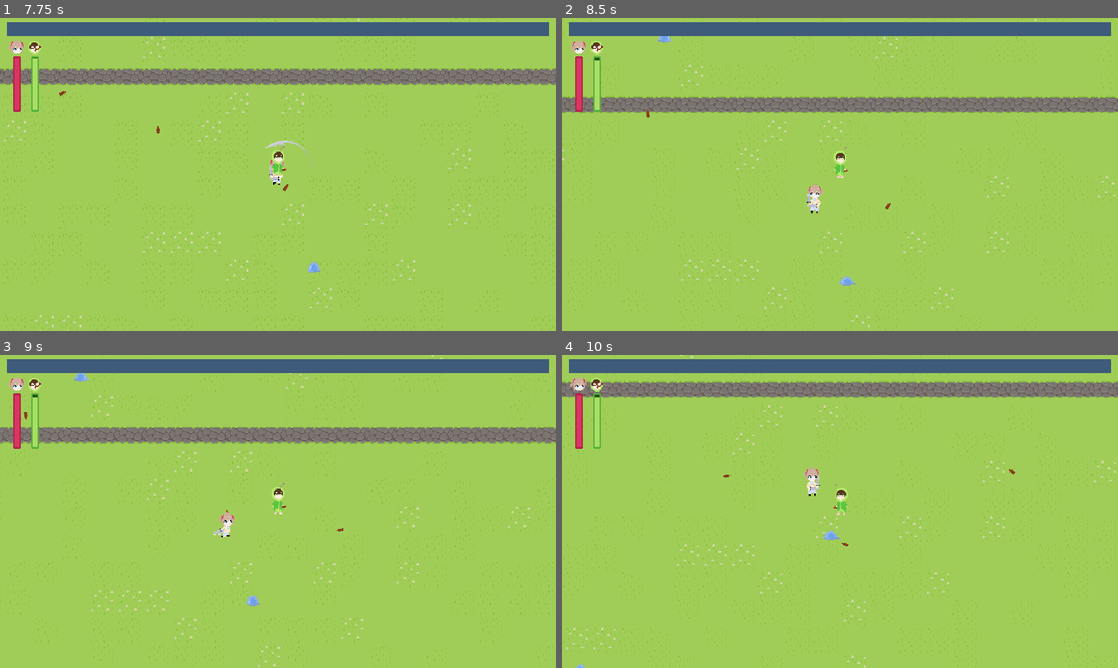
Above: before the commit, frames 1-4 (two rows, left to right).
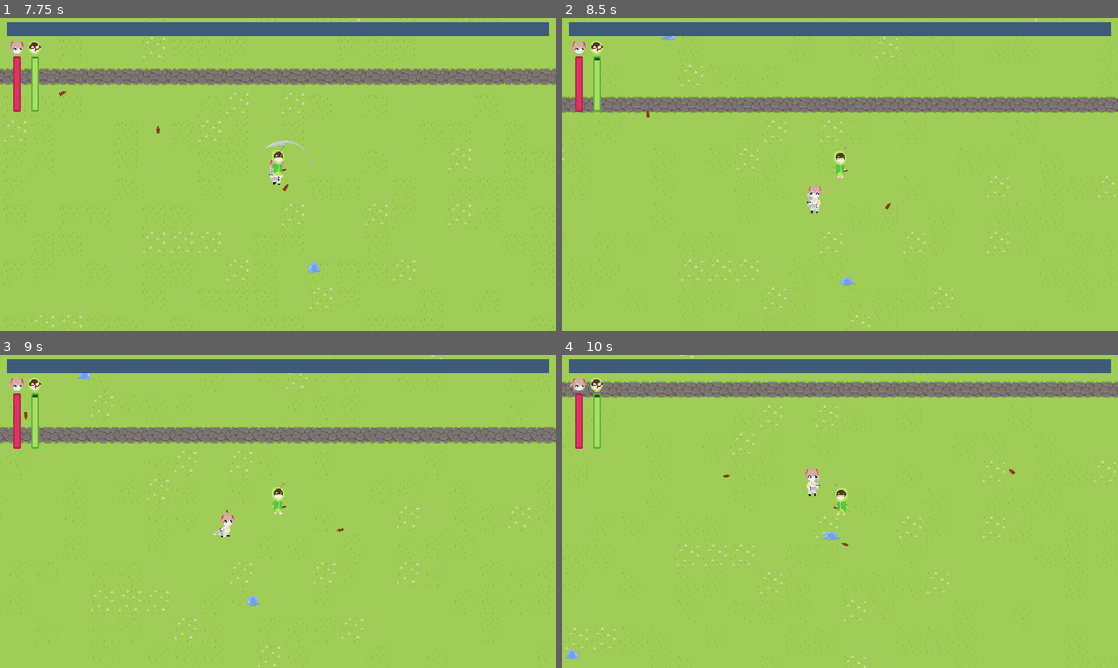
Above: after the commit, the same moments.

Repository: KotgeDev/Neuro-Adventures
Game: Godot game, scene res://scenes/ui/menu.tscn
Same seed, same stepped clock (60 frames per second), same inputs: the game is played once before the commit and once after it.
Inputs (mouse positions are in pixels of both pictures, inside the frame that each line leads up to):
- Up to frame 1 (7.75 s): click "Start" at 0.5 s; move the mouse to (400, 158) at 1.27 s; hold D (right) 1.28-2.03 s; move the mouse to (166, 190) at 2.02 s; hold S (down) 2.03-2.78 s; move the mouse to (333, 105) at 2.77 s; hold D (right) 2.78-3.53 s; move the mouse to (250, 237) at 3.52 s; hold W (up) 3.53-4.28 s; move the mouse to (444, 221) at 4.27 s; hold A (left) 4.28-5.78 s; move the mouse to (111, 127) at 5.02 s; move the mouse to (305, 174) at 5.77 s; hold S (down) 5.78-6.53 s; move the mouse to (194, 96) at 6.52 s; hold D (right) 6.53-7.28 s; move the mouse to (400, 158) at 7.27 s; hold W (up) from 7.28 s (still down)
- Up to frame 2 (8.5 s): move the mouse to (728, 190) at 8.02 s; release W (up) at 8.03 s; hold D (right) from 8.03 s (still down)
- Up to frame 3 (9 s): move the mouse to (333, 442) at 8.77 s; release D (right) at 8.78 s; hold S (down) from 8.78 s (still down)
- Up to frame 4 (10 s): move the mouse to (812, 574) at 9.52 s; release S (down) at 9.53 s; hold A (left) from 9.53 s (still down)

Frame 1 is identical in both runs. In frame 2, less than 0.1% of the frame differs, in the area x 17-21%, y 5-8%; in frame 3, less than 0.1%; in frame 4, less than 0.1%, in the area x 0-5%, y 94-100%.

Commit message:
enemy ai optimization + rum sound sfx

Diff:
--- a/scenes/characters/ais/neuro.tscn
+++ b/scenes/characters/ais/neuro.tscn
@@ -3,12 +3,8 @@
 [ext_resource type="PackedScene" uid="uid://y36yytk34v0i" path="res://scenes/characters/ais/ai.tscn" id="1_jb3ag"]
 
 [node name="Neuro" instance=ExtResource("1_jb3ag")]
-wall_min_slide_angle = 0.0
 
-[node name="SearchField" parent="." index="2"]
-visible = false
-
-[node name="Hurtbox" parent="." index="3"]
+[node name="SearchField" parent="." index="1"]
 visible = false
 
 [editable path="CharacterAnimation"]
--- a/scenes/enemies/goblin.tscn
+++ b/scenes/enemies/goblin.tscn
@@ -60,9 +60,6 @@
 [node name="CollisionPolygon2D" parent="ContinuousHitbox" index="0"]
 polygon = PackedVector2Array(-3, -20, 4, -18, 4, -13, 4, -12, 5, -11, 7, -8, 8, -6, 8, 0, 5, -1, 5, 8, -3, 8, -3, -5, -4, -2, -7, 0, -6, -6, -4, -10, -2, -12)
 
-[node name="CollisionShape2D" parent="." index="3"]
-position = Vector2(1, -7)
-
 [node name="AnimationPlayer" type="AnimationPlayer" parent="." index="5"]
 libraries = {
 "": SubResource("AnimationLibrary_u2hhj")
--- a/scenes/enemies/soldier.tscn
+++ b/scenes/enemies/soldier.tscn
@@ -60,9 +60,6 @@
 [node name="CollisionPolygon2D" parent="ContinuousHitbox" index="0"]
 polygon = PackedVector2Array(-5, -21, -5, 8, 2, 8, 2, -6, 7, -6, 7, -7, 8, -7, 8, -15, 6, -19, 6, -18, 5, -17, 5, -8, 4, -8, 4, -13, 3, -13, 3, -21)
 
-[node name="CollisionShape2D" parent="." index="3"]
-position = Vector2(-1, -6.5)
-
 [node name="AnimationPlayer" type="AnimationPlayer" parent="." index="5"]
 libraries = {
 "": SubResource("AnimationLibrary_jm0gq")
--- a/scripts/enemies/enemy.gd
+++ b/scripts/enemies/enemy.gd
@@ -31,23 +31,30 @@
 
 #region OTHER
 var velocity: Vector2
+var next_pos: Vector2
 #endregion
 
 @onready var health: int = MAX_HEALTH
 @onready var ai: AI = get_tree().get_first_node_in_group("ai")
+#uses the collab partner to balance enemy smartness and performance
+@onready var collab_partner: CollabPartner = get_tree().get_first_node_in_group("collab_partner")
 var dead := false
 
 func _ready() -> void:
 	$ContinuousHitbox.damage = DAMAGE
 	$ContinuousHitbox/HitTimer.wait_time = ATTACK_INTERVAL
 	$AnimationPlayer.play("idle")
-	make_path()
+	if(global_position.distance_to(collab_partner.global_position) < 350.0):
+		make_path()
+	else:
+		next_pos = ai.global_position
 
 func make_path() -> void:
 	navigation_agent.target_position = ai.global_position
+	next_pos = navigation_agent.get_next_path_position()
 
 func _physics_process(delta):
-	var dir = to_local(navigation_agent.get_next_path_position()).normalized()
+	var dir = to_local(next_pos).normalized()
 	velocity = dir * SPEED
 
 	if velocity.x < 0:
@@ -75,4 +82,7 @@
 		queue_free()
 
 func _on_pathfind_timer_timeout():
-	make_path()
+	if(global_position.distance_to(collab_partner.global_position) < 350.0):
+		make_path()
+	else:
+		next_pos = ai.global_position
--- a/scripts/projectiles/rum.gd
+++ b/scripts/projectiles/rum.gd
@@ -15,6 +15,9 @@
 var splash_damage: float
 #endregion
 
+#region SOUNDFX
+var hit_sfx: AudioStream = preload("res://assets/sfx/RumHit.wav")
+#endregion
 
 func _ready() -> void:
 	$AnimationPlayer.play("spin")
@@ -42,6 +45,7 @@
 	speed = 0
 	if create_splash: add_splash()
 	$AnimationPlayer.play("hit")
+	Audiosystem.play_sfx(hit_sfx, global_position)
 	await $AnimationPlayer.animation_finished
 	queue_free()
 
Not shown, added: assets/sfx/RumHit.wav.import
Not shown, added: assets/sfx/RumHit.wav
